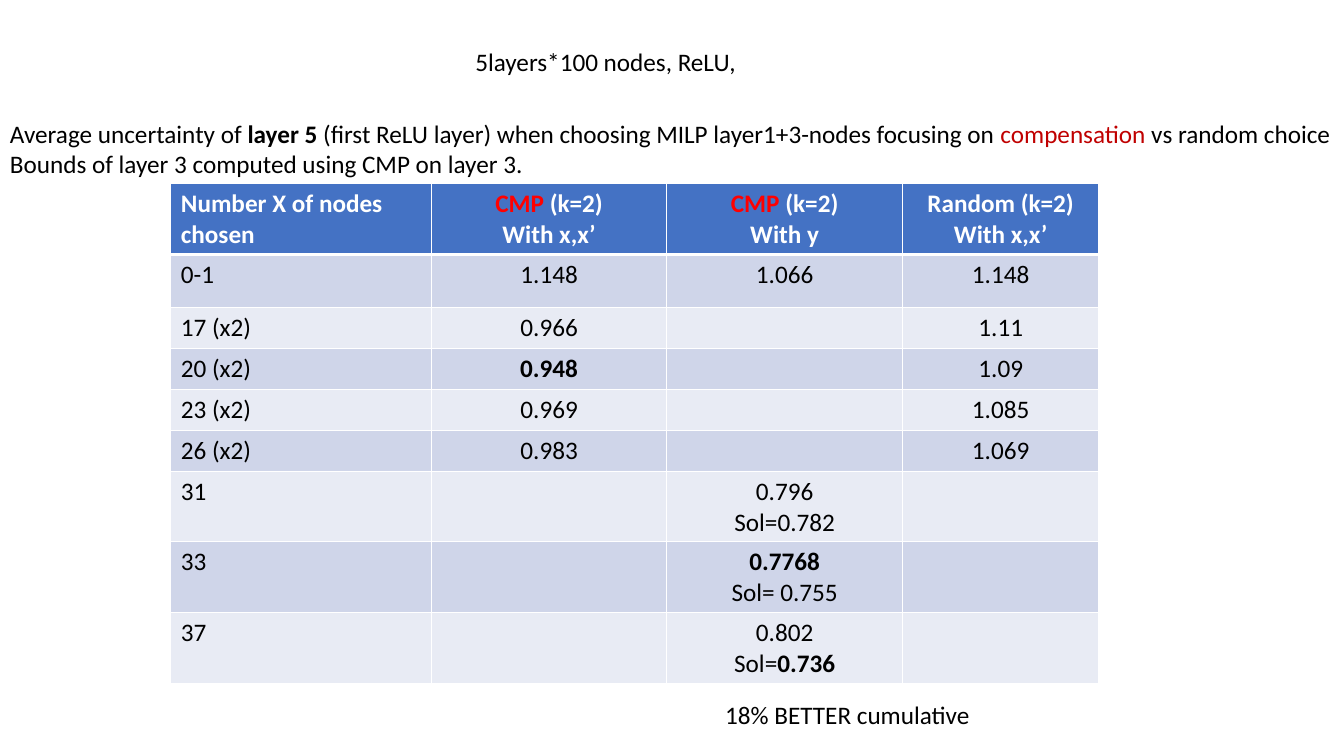
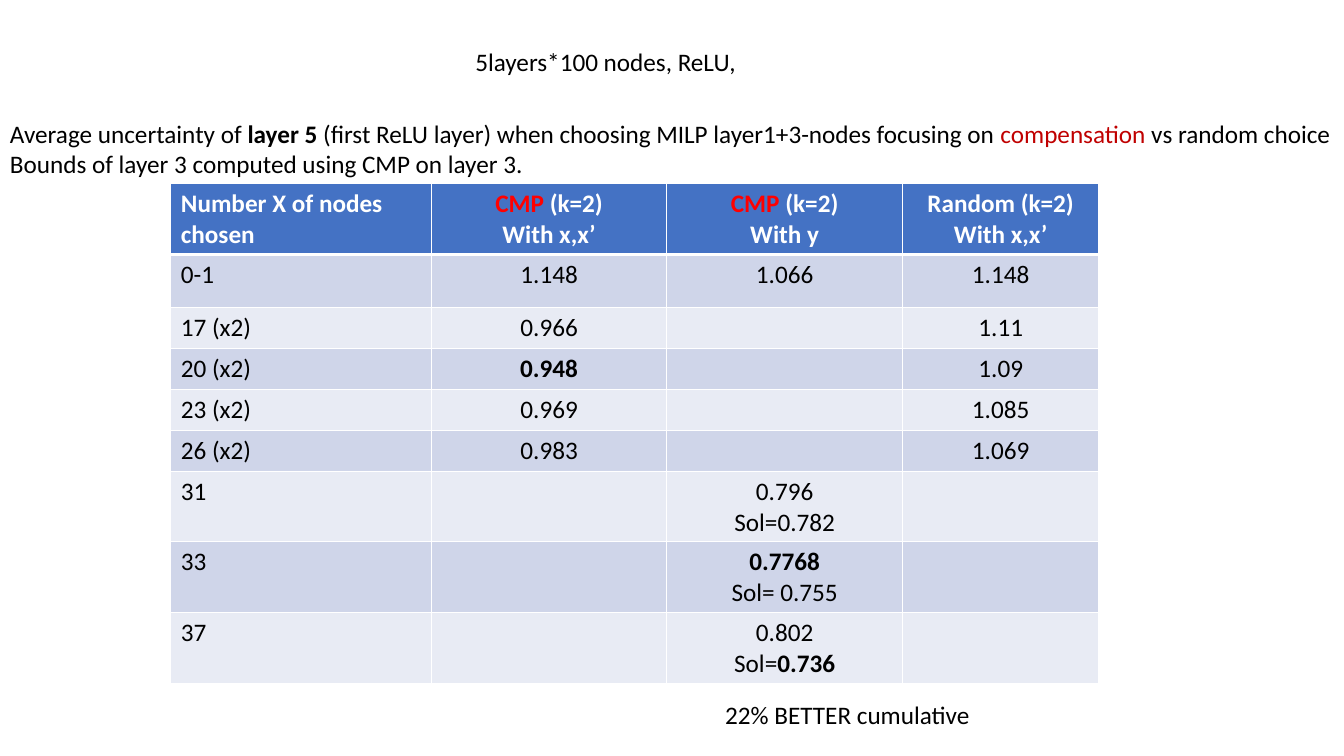
Before and after one commit to blaisegenest/vericompensate, a slide deck: slide 14 of lipschitz/Liptscitz.pptx. Drawn at 1344x756 pixels with LibreOffice and Linux fonts; fonts in the diff are those of the drawing. Boxes give left, top, right and bottom in pixels: in the first picture for what was removed or moved away, otherwise in the second. Text is boxed around its words. In the diff, an @@ line names an element or a change of style, - is before the commit and + after.

```diff
--- a/lipschitz/Liptscitz.pptx
+++ b/lipschitz/Liptscitz.pptx
@@ text at (x1=725, y1=706, x2=969, y2=724): text changed @@
-18% BETTER cumulative
+22% BETTER cumulative
```
Also in this commit, not shown: 7 other slides changed.
